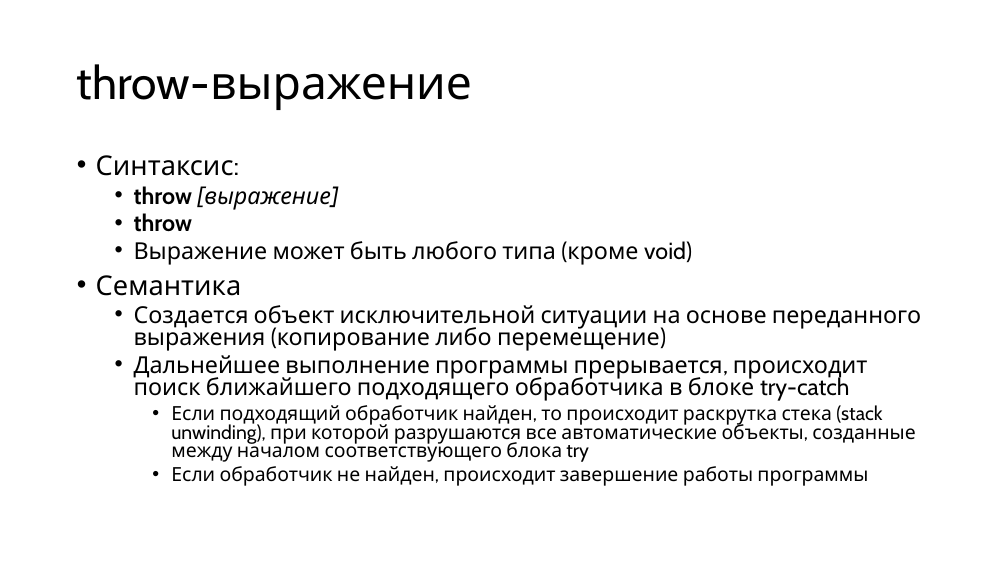
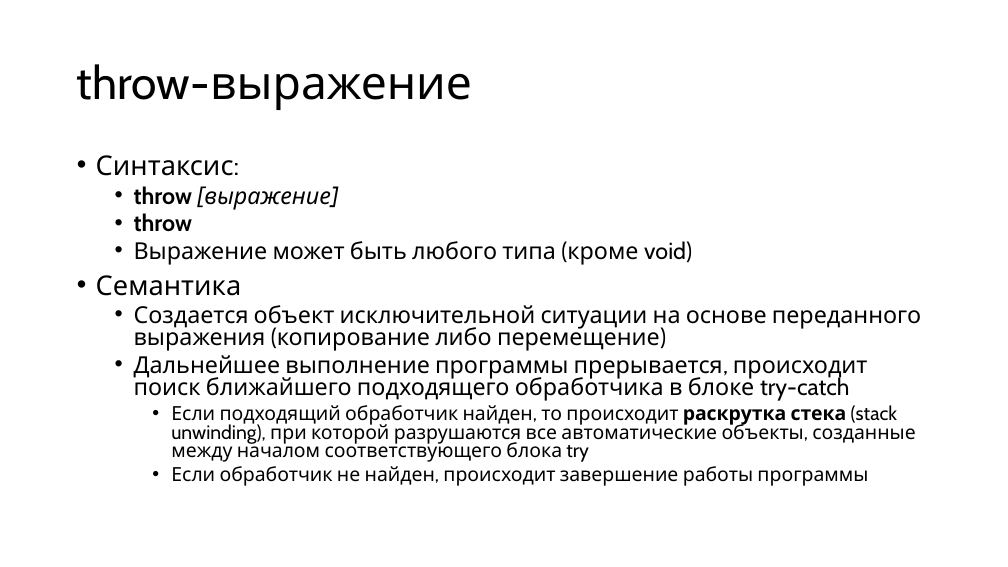
Before and after one commit to alexey-malov/oop, a slide deck: slide 13 of lectures/05/Обработка ошибок и исключительных ситуаций.pptx (slide 11 before the commit). Drawn at 1008x567 pixels with LibreOffice and Linux fonts; fonts in the diff are those of the drawing. Boxes give left, top, right and bottom in pixels: in the first picture for what was removed or moved away, otherwise in the second. Text is boxed around its words. In the diff, an @@ line names an element or a change of style, - is before the commit and + after.

```diff
--- a/lectures/05/Обработка ошибок и исключительных ситуаций.pptx
+++ b/lectures/05/Обработка ошибок и исключительных ситуаций.pptx
@@ text at [171,405,915,462]: bold on in "раскрутка стека" @@
```
Also in this commit, not shown: 12 other slides changed, 14 slides added, 1 slide removed, 2 other files.
